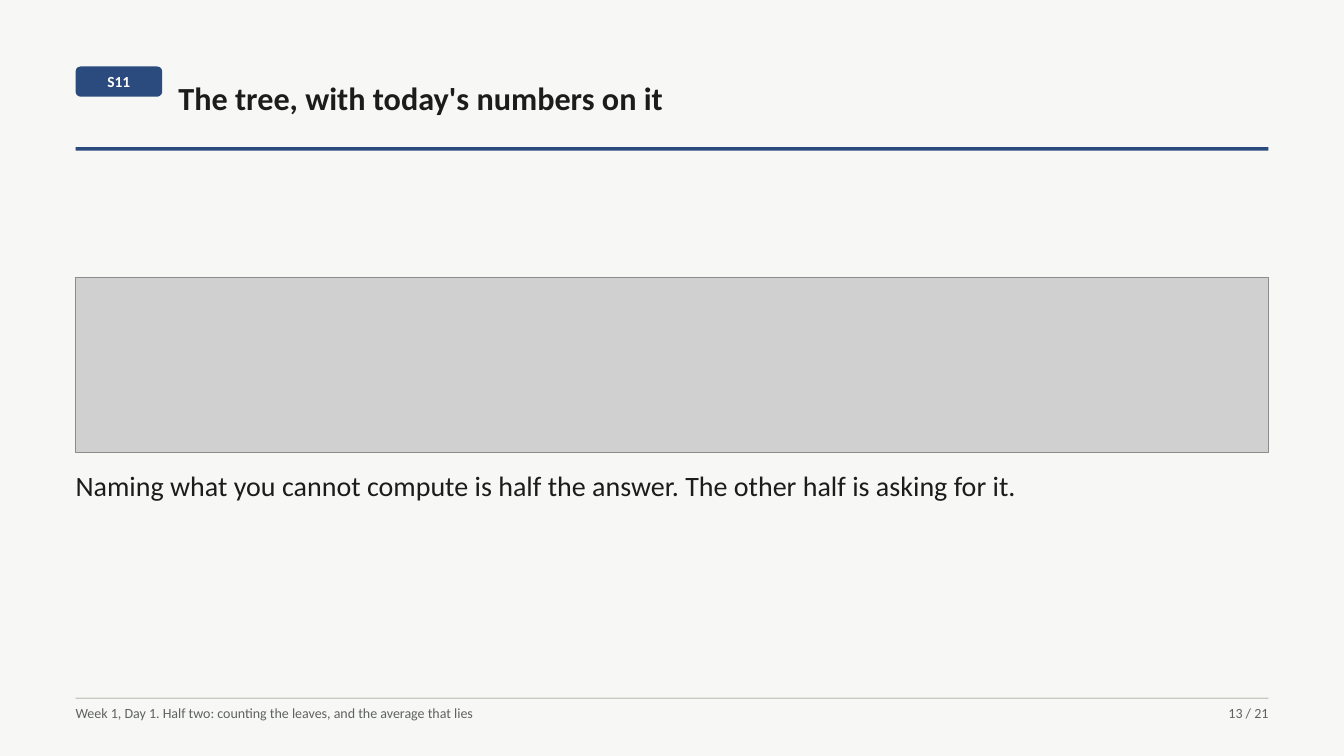
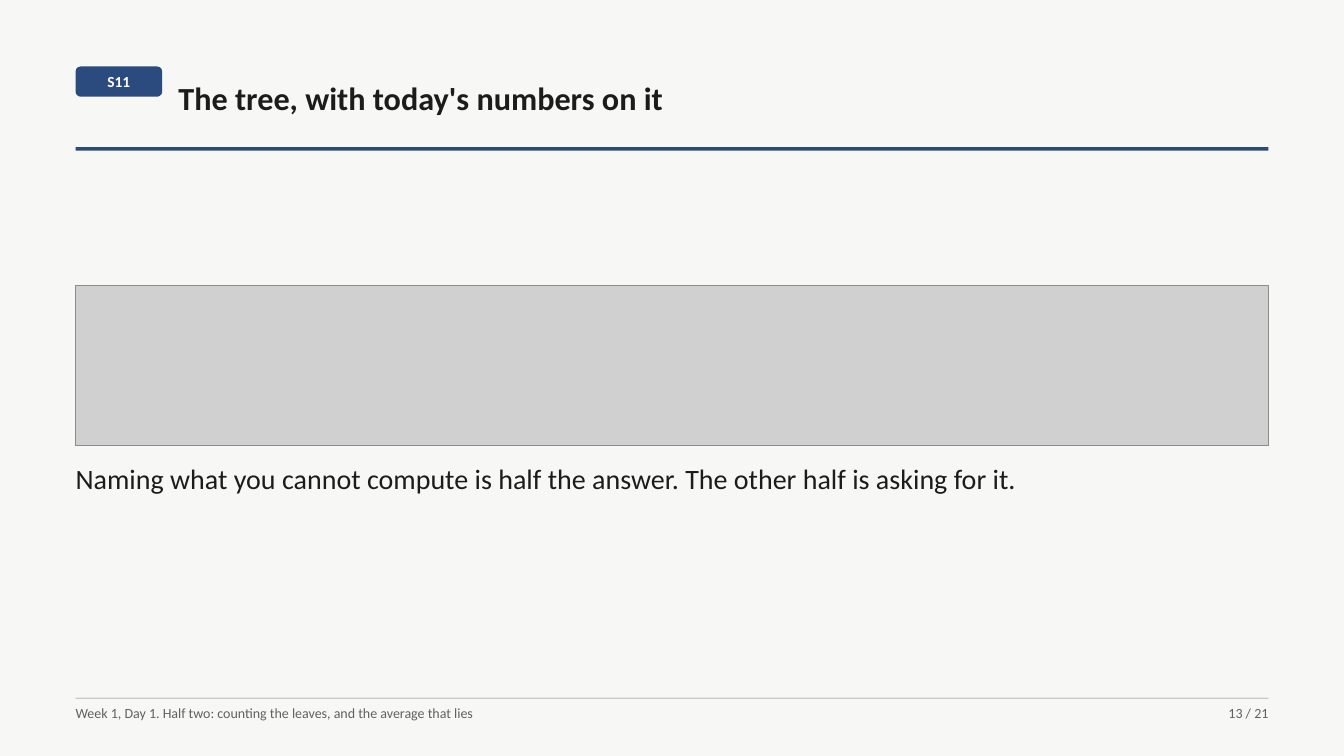
Before and after one commit to fde-academy-lab/c2-content-factory, a slide deck: slide 13 of content/W01/D1/slides/C2_W01_D01_half2_STUDENT.pptx. Drawn at 1344x756 pixels with LibreOffice and Linux fonts; fonts in the diff are those of the drawing; grey boxes stand for pictures. Boxes give left, top, right and bottom in pixels: in the first picture for what was removed or moved away, otherwise in the second. Text is boxed around its words. In the diff, an @@ line names an element or a change of style, - is before the commit and + after.

```diff
--- a/content/W01/D1/slides/C2_W01_D01_half2_STUDENT.pptx
+++ b/content/W01/D1/slides/C2_W01_D01_half2_STUDENT.pptx
@@ picture: place and size @@
-picture at [76,278,1268,453]
+picture at [76,285,1268,446]
@@ text "Naming what you cannot compute ...": place and size @@
-text "Naming what you cannot compute ..." at [76,476,1016,501]
+text "Naming what you cannot compute ..." at [76,469,1016,494]
```
Also in this commit, not shown: 3 other slides changed, 10 other files.
